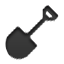
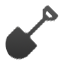
Before/after of a 64×64 layered artwork. What changed in the layer stack:
added layer "Layer" above "Layer #1" over [5, 5, 59, 60]
renamed "Layer 10" to "farming_64.psd", hid it over [5, 5, 59, 60]
